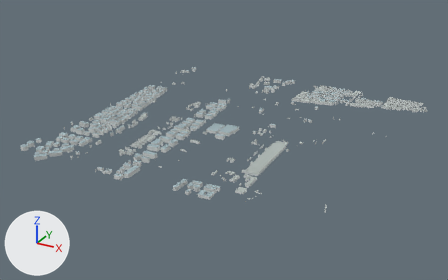
A saved change to the glTF model projects/shanghai/assets/city/tiles/14-13713-6695.glb.
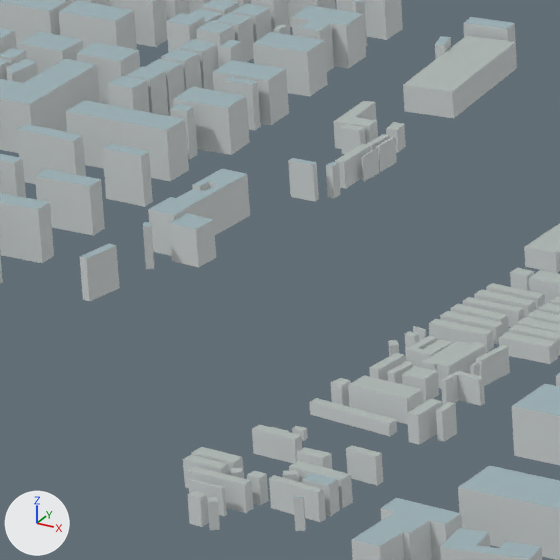
Old and new are each drawn whole from a 50 mm lens placed at (1789.0, -3504.0, 1623.0), pointed at (-82.0, -103.0, -77.0) and again close up on the part from 23% to 34% of the width and 40% to 57% of the height. Lighting does not change. The marker at lower left points along +X, +Y and +Z. The first two pictures are the older version. Where no turn or scale is listed for an object, it has been applied to the vertices. Vertices at exactly the same position are counted once.
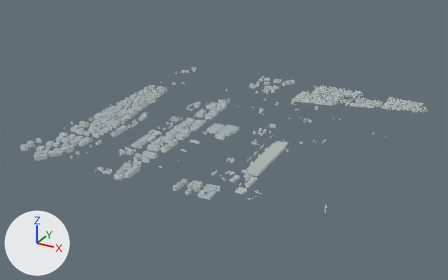
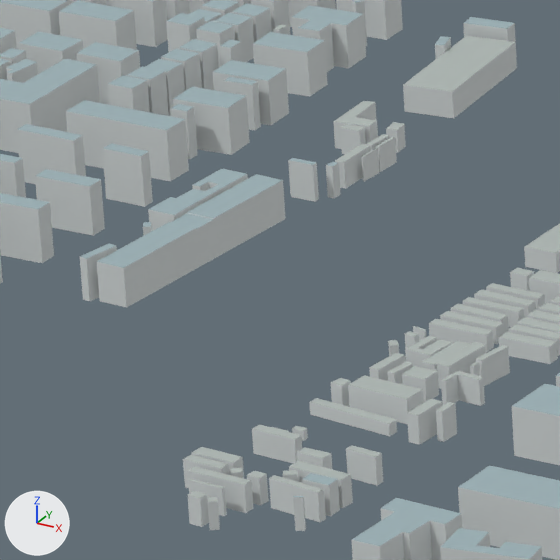
Scene script edits in JSON lines:
```json
{"block": "me_mesh_0", "where": "# used by ob_mesh_0; location = (-1054.6, 1057.3, 0.0)"}
{"op": "remove", "block": "me_mesh_0", "code": "me_mesh_0.from_pydata(...)  # 8327 vertices, 13040 faces; spans x 0.0..2106.0, y -2138.0..0.0, z 0.0..34.0"}
{"op": "add", "block": "me_mesh_0", "code": "me_mesh_0.from_pydata(...)  # 8339 vertices, 13064 faces; spans x 0.0..2106.0, y -2138.0..0.0, z 0.0..34.0"}
{"block": "me_mesh_0", "change": "me_mesh_0 part 1"}
{"block": "me_mesh_0", "change": "12 vertices are added at x 385.0..403.0, y -1620.0..-1473.0, z 0.0..24.0"}
{"block": "me_mesh_0", "change": "16 new faces join them, mat_stone_and_concrete_walls (light grey #d3d8d8)"}
{"block": "me_mesh_0", "change": "8 new faces join them, mat_mid_rise_rooftops (grey #a0b5ba)"}
```

Location of each change, [x1, y1, x2, y2] in pixels of the close-ups (560 x 560 px):
```json
{"part": 1, "of": "me_mesh_0", "change": "added", "after": [97, 174, 286, 308]}
```
